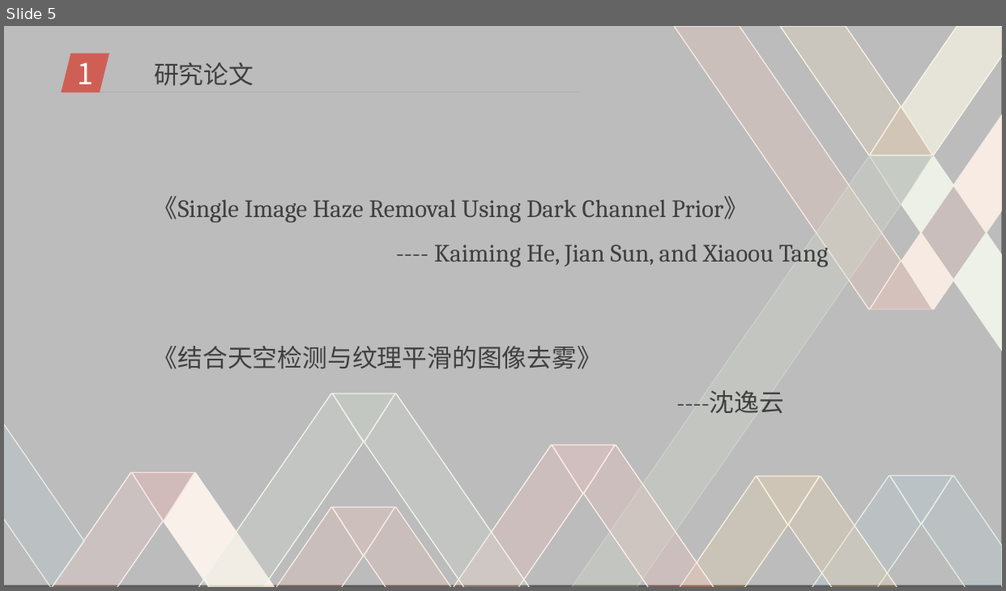
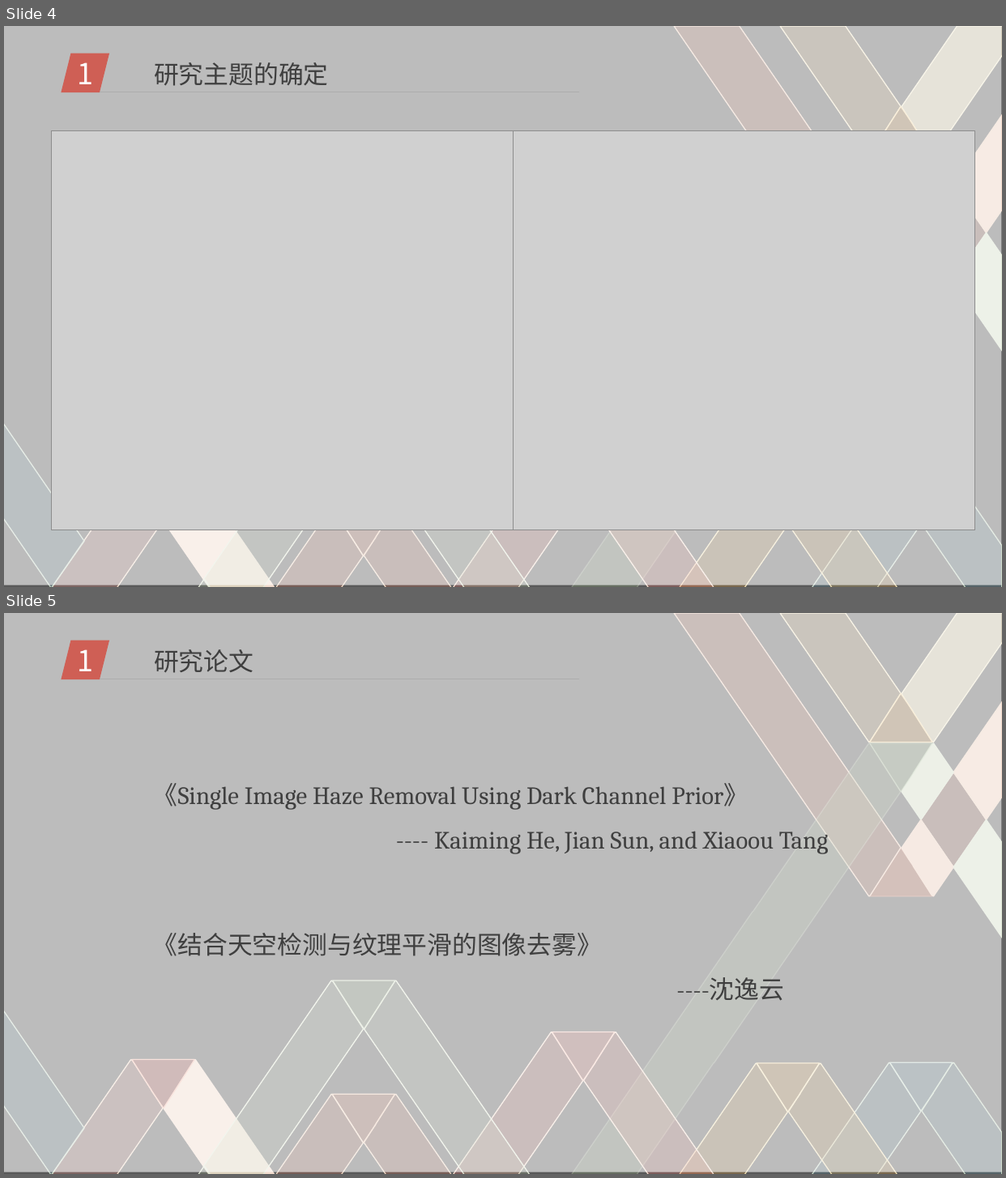
Before and after one commit to DigitalMedia2017-20/Mid-term, a slide deck: pre.ppt. Shown one above the other, each under a label of ours: slide 5 before the commit, slides 4 and 5 after it. The pictures are 1006x591 and 1006x1178 pixels, drawn with LibreOffice and Linux fonts; fonts in the diff are those of the drawing; grey boxes stand for pictures; background and template pictures are left out. Boxes give left, top, right and bottom in pixels: in the first picture for what was removed or moved away, otherwise in the second. Text is boxed around its words. In the diff, an @@ line names an element or a change of style, - is before the commit and + after.

```diff
--- a/pre.ppt
+++ b/pre.ppt
@@ slide 4 added at (4,26,1002,587), background picture (left out) @@
@@ rectangle added at (4,26,1001,586), fill #FFFFFF at 60% opacity @@
@@ freeform shape added at (674,26,900,310), fill #D57053 at 30% opacity, outline #EACEBC 0.99 pt @@
@@ freeform shape added at (780,26,900,156), fill #E7B05E at 25% opacity, outline #EFE3C2 0.99 pt @@
@@ freeform shape added at (901,26,1002,156), fill #EFE3C2 at 70% opacity, outline #EEE6C8 0.99 pt @@
@@ parallelogram added at (61,53,109,92), fill #CF5F55 @@
@@ text added at (77,62,93,84), 28 pt, text #FFFFFF @@
+1
@@ text added at (154,62,329,86), 24 pt, text #3F3F3F @@
+研究主题的确定
@@ line added from (97, 92) to (579, 92), #A5A5A5 0.51 pt @@
@@ freeform shape added at (870,106,932,155), fill #E49B35 at 36% opacity, outline #EBD3A2 0.99 pt @@
@@ freeform shape added at (953,113,1002,233), fill #EBCEBC, outline #EACDBA 0.99 pt @@
@@ picture added at (51,130,513,530) @@
@@ picture added at (513,130,975,530) @@
@@ freeform shape added at (569,156,900,587), fill #88A378 at 30% opacity, outline #D3DCC5 0.99 pt @@
@@ freeform shape added at (920,186,986,280), fill #D57053 at 25% opacity, outline #EAD3BE 0.99 pt @@
@@ freeform shape added at (953,233,1002,352), fill #D3DDC7, outline #D3DCC6 0.99 pt @@
@@ freeform shape added at (204,393,363,587), fill #A2B894 at 25% opacity, outline #E0E6D3 0.99 pt @@
@@ freeform shape added at (364,393,531,587), fill #A2B894 at 25% opacity, outline #E0E6D3 0.99 pt @@
@@ freeform shape added at (4,420,84,587), fill #508799 at 25% opacity, outline #C3D4C3 0.99 pt @@
@@ freeform shape added at (451,445,583,587), fill #ED6F65 at 25% opacity, outline #F1DBCC 0.99 pt @@
@@ freeform shape added at (584,445,715,587), fill #ED6F65 at 25% opacity, outline #F1DBCC 0.99 pt @@
@@ freeform shape added at (49,472,163,587), fill #EE8F82 at 25% opacity, outline #EED9C6 0.99 pt @@
@@ freeform shape added at (164,472,276,587), fill #F1DBCC, outline #F1DBCC 0.99 pt @@
@@ freeform shape added at (676,476,787,587), fill #E49B35 at 25% opacity, outline #EBDCB0 0.99 pt @@
@@ freeform shape added at (788,476,899,587), fill #E49B35 at 25% opacity, outline #EBDCB2 0.99 pt @@
@@ freeform shape added at (811,476,920,587), fill #508799 at 25% opacity, outline #C4D5C6 0.99 pt @@
@@ freeform shape added at (921,476,1001,587), fill #508799 at 25% opacity, outline #BFD1BD 0.99 pt @@
@@ freeform shape added at (274,507,363,587), fill #D57053 at 25% opacity, outline #EAD3BF 0.99 pt @@
@@ freeform shape added at (332,507,394,556), fill #D57053 at 34% opacity, outline #E6C6B1 0.99 pt @@
@@ freeform shape added at (364,507,453,587), fill #D57053 at 25% opacity, outline #EAD3BF 0.99 pt @@
@@ freeform shape added at (195,579,212,587), fill #A2B894 at 25% opacity, outline #E0E6D3 0.99 pt @@
```
Also in this commit, not shown: 3 slides changed, 1 other slide added, 2 slides removed.
